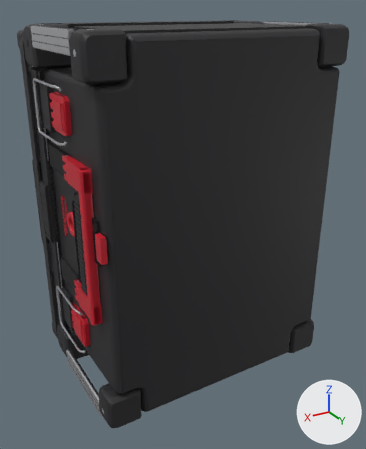
Before and after pictures for a commit that changed the glTF model kufry_milwaukee_opravy/modely/4932464079.glb.
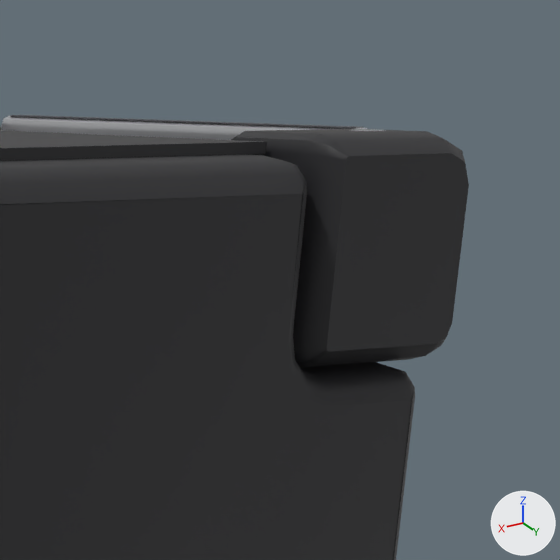
The first picture shows the older version from a 50 mm camera at (406.0, 687.0, 303.0) aimed at (3.0, 15.0, -33.0). The close-ups show the older and then the newer version on the part from 72% to 100% of the width and 0% to 23% of the height of that picture. Only the edits that show in the close-ups are written down. The axes (+X, +Y, +Z) are drawn at lower right. The lights are the same throughout. Where no turn or scale is listed for an object, it has been applied to the vertices. Vertices at exactly the same position are counted once.

In view in the first close-up: 'konec_vylis.001', 'krytka_dolni_zP', 'tyc_hlinik_zP', 'tyc_zebro_y_zP', 'vana' and 1 more.
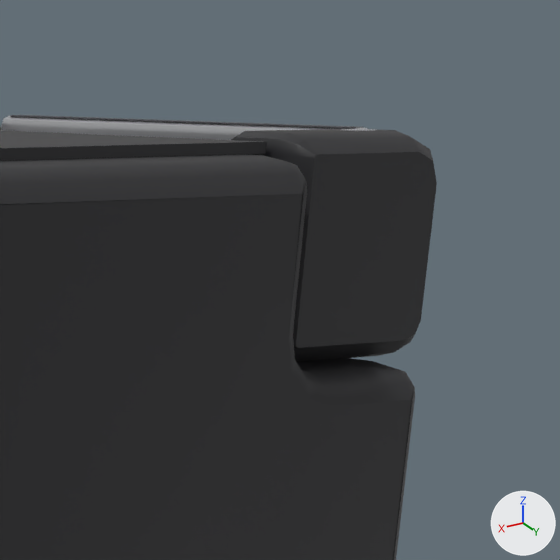
Changed parts and their boxes [x1, y1, x2, y2] in the close-ups (560 x 560 px; the box of a moved part takes in the faces that stretch with it):
'krytka_dolni_zP', reshaped (13% narrower)
    before: [232, 129, 469, 368]
    after: [232, 129, 437, 362]
part 1 of me_krytka_dolni_zp, moved or reshaped
    before: [286, 129, 469, 368]
    after: [286, 129, 437, 362]

The change, as a list of edits to the scene's bpy script:
```text
Change me_krytka_dolni_zp:
    used by ob_krytka_dolni_zp; location = (0.0, 0.0, 0.0)
    remove me_krytka_dolni_zp.from_pydata(...)  # 60 vertices, 116 faces; spans x -205.0..-149.5, y 99.0..141.0, z 222.5..280.0
    add me_krytka_dolni_zp.from_pydata(...)  # 60 vertices, 116 faces; spans x -205.0..-149.5, y 99.0..130.0, z 222.5..280.0
    me_krytka_dolni_zp part 1: all 36 vertices in x -205.0..-149.5, y 131.0..141.0, z 222.5..280.0 are moved by (0.0, -11.0, 0.0)
```
